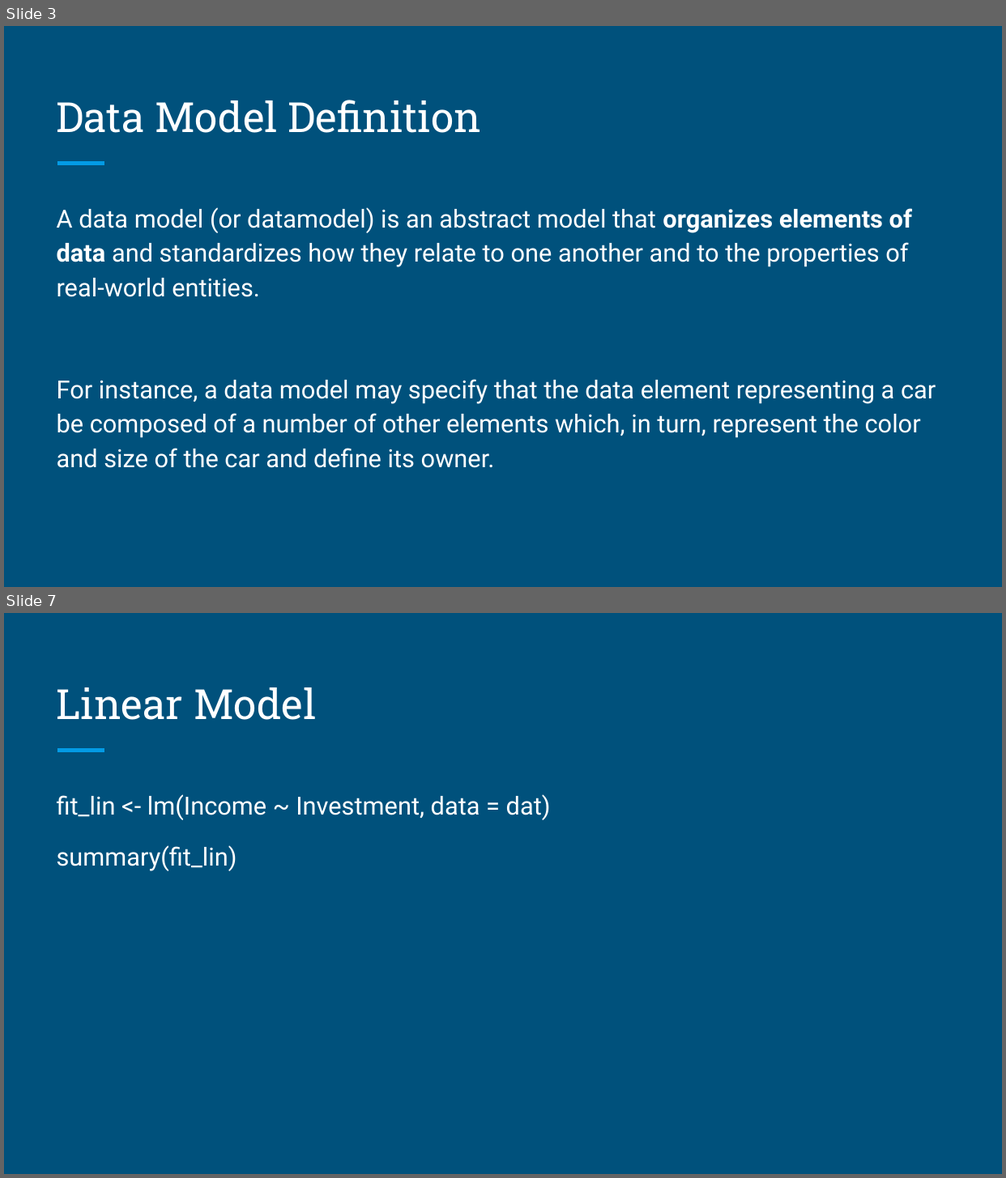
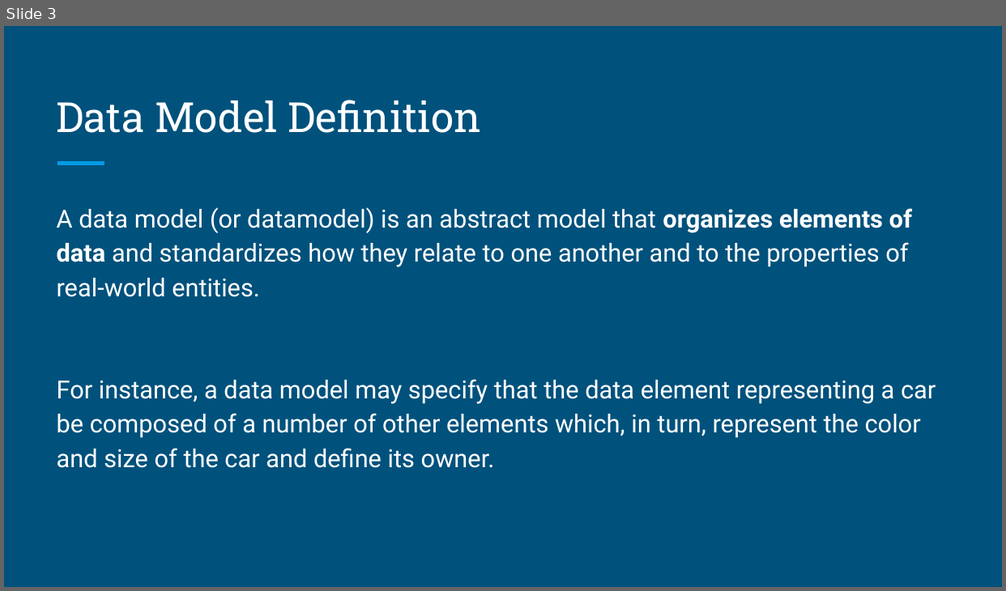
Before and after one commit to brandonyph/APB-Workshop-DataAnalyticsEssentials, a slide deck: Week 7-Model Basics and Building/Week 7-Model Basics and Building.pptx. Shown one above the other, each under a label of ours: slides 3 and 7 before the commit, slide 3 after it; the slides between them are not shown. The pictures are 1006x1178 and 1006x591 pixels, drawn with LibreOffice and Linux fonts; fonts in the diff are those of the drawing. Boxes give left, top, right and bottom in pixels: in the first picture for what was removed or moved away, otherwise in the second. Text is boxed around its words. In the diff, an @@ line names an element or a change of style, - is before the commit and + after.

```diff
--- a/Week 7-Model Basics and Building/Week 7-Model Basics and Building.pptx
+++ b/Week 7-Model Basics and Building/Week 7-Model Basics and Building.pptx
@@ slide 7 removed at bbox=[4, 613, 1002, 1174], background #00517C; not listed: 1 template element that a slide beside it also shows @@
@@ title removed at bbox=[57, 688, 317, 720] @@
-Linear Model
@@ text removed at bbox=[57, 794, 551, 871] @@
-fit_lin <- lm(Income ~ Investment, data = dat)
-summary(fit_lin)
```
Also in this commit, not shown: 3 slides changed, 4 slides added, 3 other slides removed, 8 other files.
